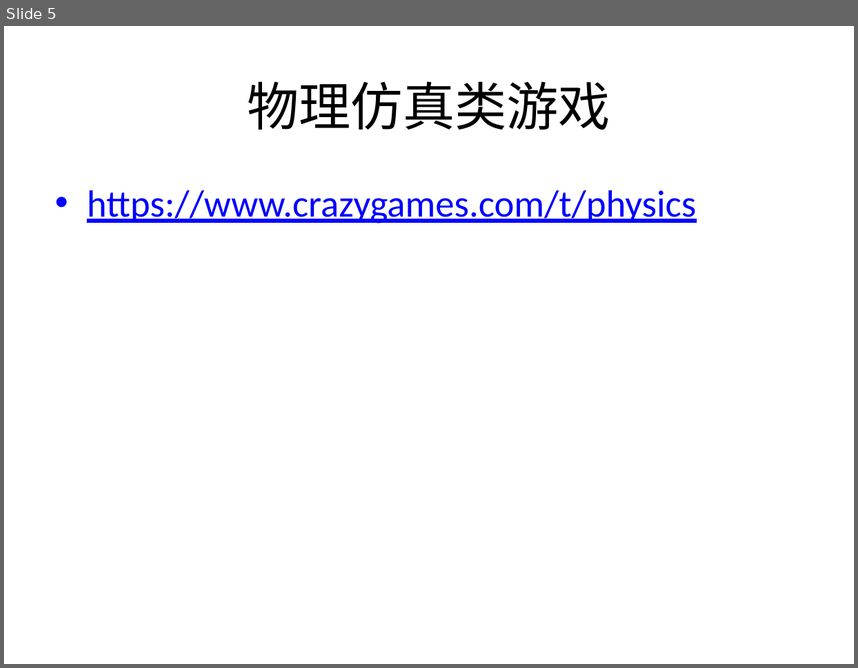
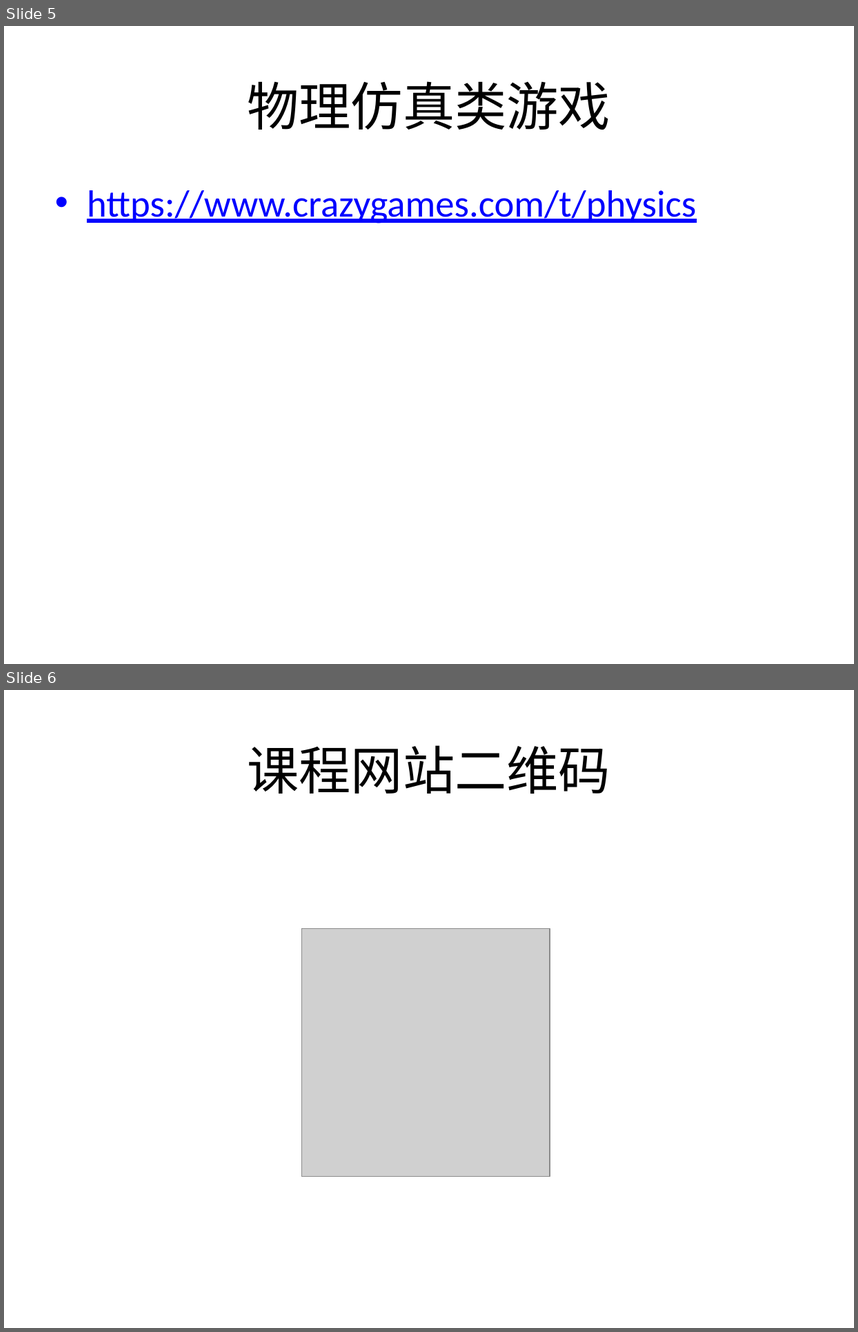
Before and after one commit to hanhonglei/Course_GamePhysics, a slide deck: Slides/1 概述/About PhysX.pptx. Shown one above the other, each under a label of ours: slide 5 before the commit, slides 5 and 6 after it. The pictures are 858x668 and 858x1332 pixels, drawn with LibreOffice and Linux fonts; fonts in the diff are those of the drawing; grey boxes stand for pictures. Boxes give left, top, right and bottom in pixels: in the first picture for what was removed or moved away, otherwise in the second. Text is boxed around its words. In the diff, an @@ line names an element or a change of style, - is before the commit and + after.

```diff
--- a/Slides/1 概述/About PhysX.pptx
+++ b/Slides/1 概述/About PhysX.pptx
@@ slide 6 added at [4,690,854,1328], background #FFFFFF @@
@@ title added at [247,745,611,793], 44 pt, text #000000 @@
+课程网站二维码
@@ picture added at [301,929,550,1177] @@
```
Also in this commit, not shown: 7 other files.
